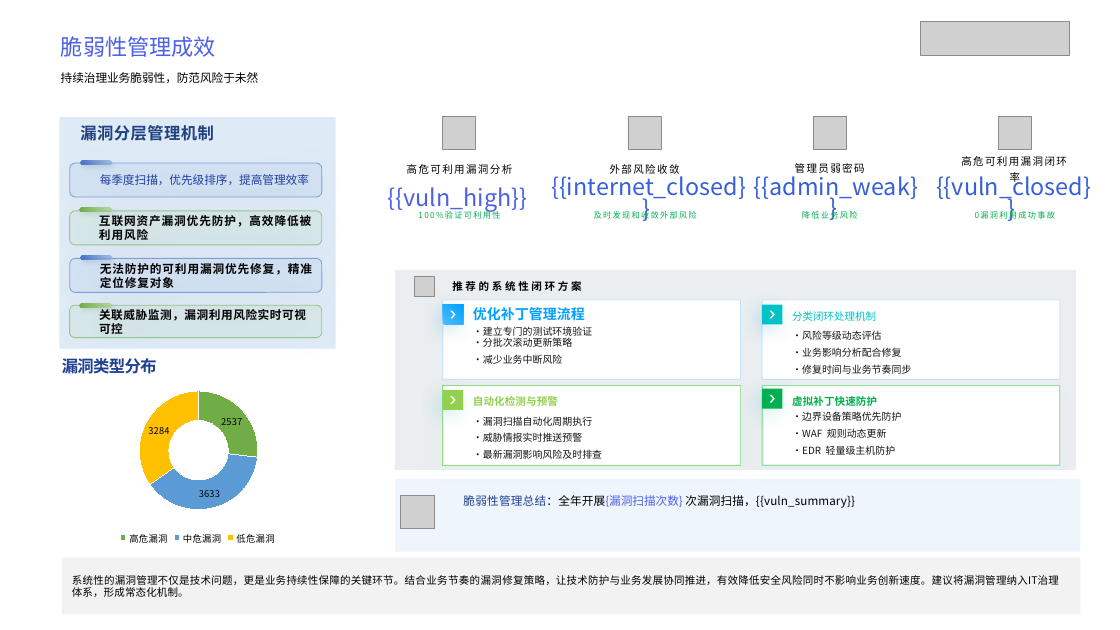
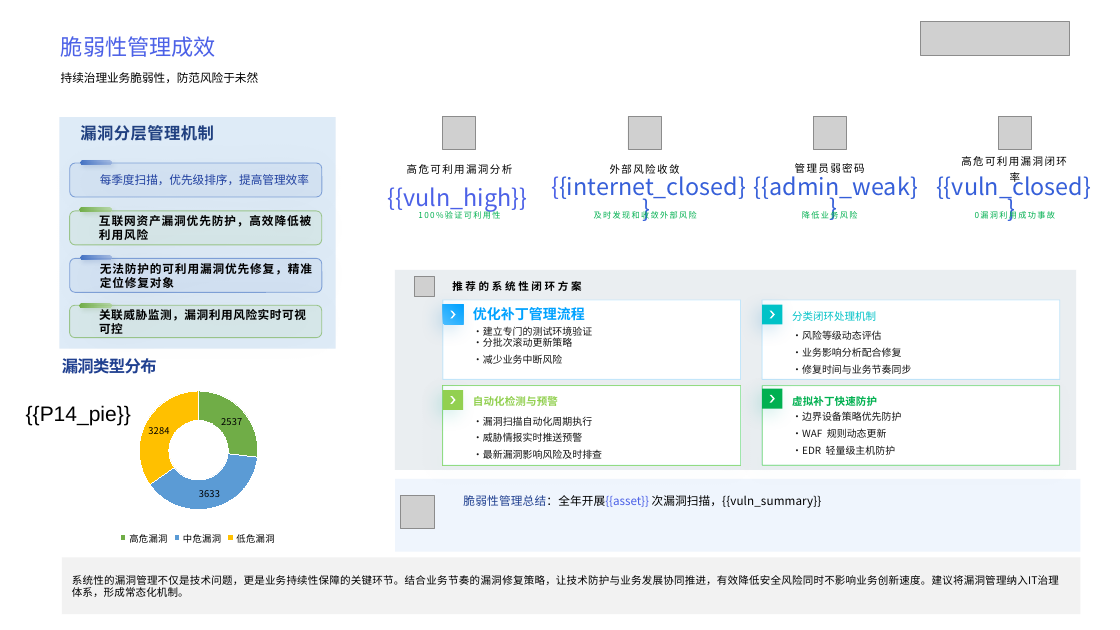
Before and after one commit to Xupai2022/report-generation, a slide deck: slide 14 of mss_ai_ppt_sample_assets/backend/data/templates/经典模板.pptx. Drawn at 1120x630 pixels with LibreOffice and Linux fonts; fonts in the diff are those of the drawing; grey boxes stand for pictures. Boxes give left, top, right and bottom in pixels: in the first picture for what was removed or moved away, otherwise in the second. Text is boxed around its words. In the diff, an @@ line names an element or a change of style, - is before the commit and + after.

```diff
--- a/mss_ai_ppt_sample_assets/backend/data/templates/经典模板.pptx
+++ b/mss_ai_ppt_sample_assets/backend/data/templates/经典模板.pptx
@@ text added at <box>26,405,131,425</box>, 18 pt, text #000000 @@
+{{P14_pie}}
@@ text at <box>463,495,822,508</box>: text changed @@
-脆弱性管理总结：全年开展{漏洞扫描次数} 次漏洞扫描，{{vuln_summary}}
+脆弱性管理总结：全年开展{{asset}} 次漏洞扫描，{{vuln_summary}}
```
Also in this commit, not shown: 6 other slides changed, 18 other files.
